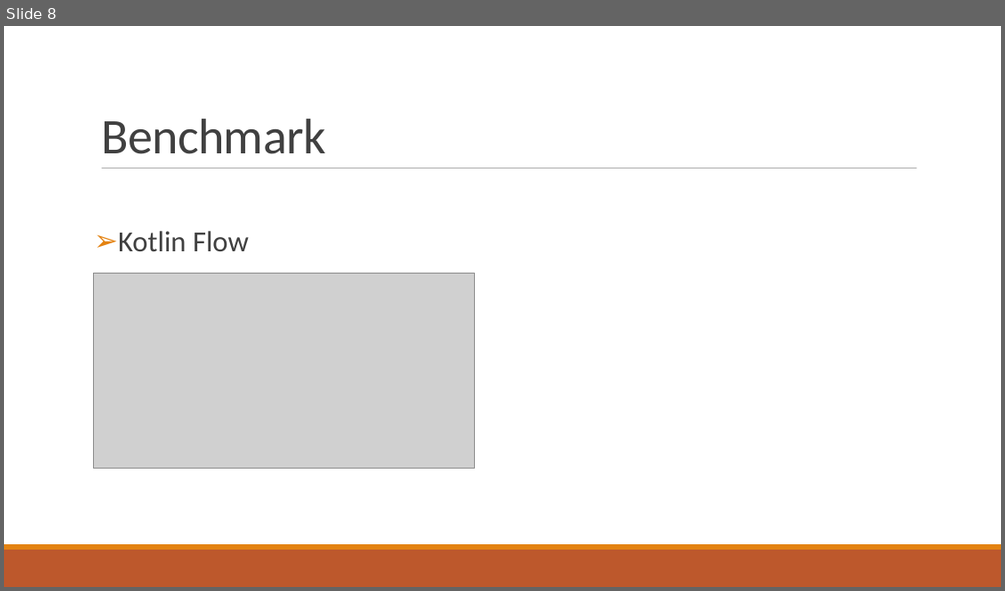
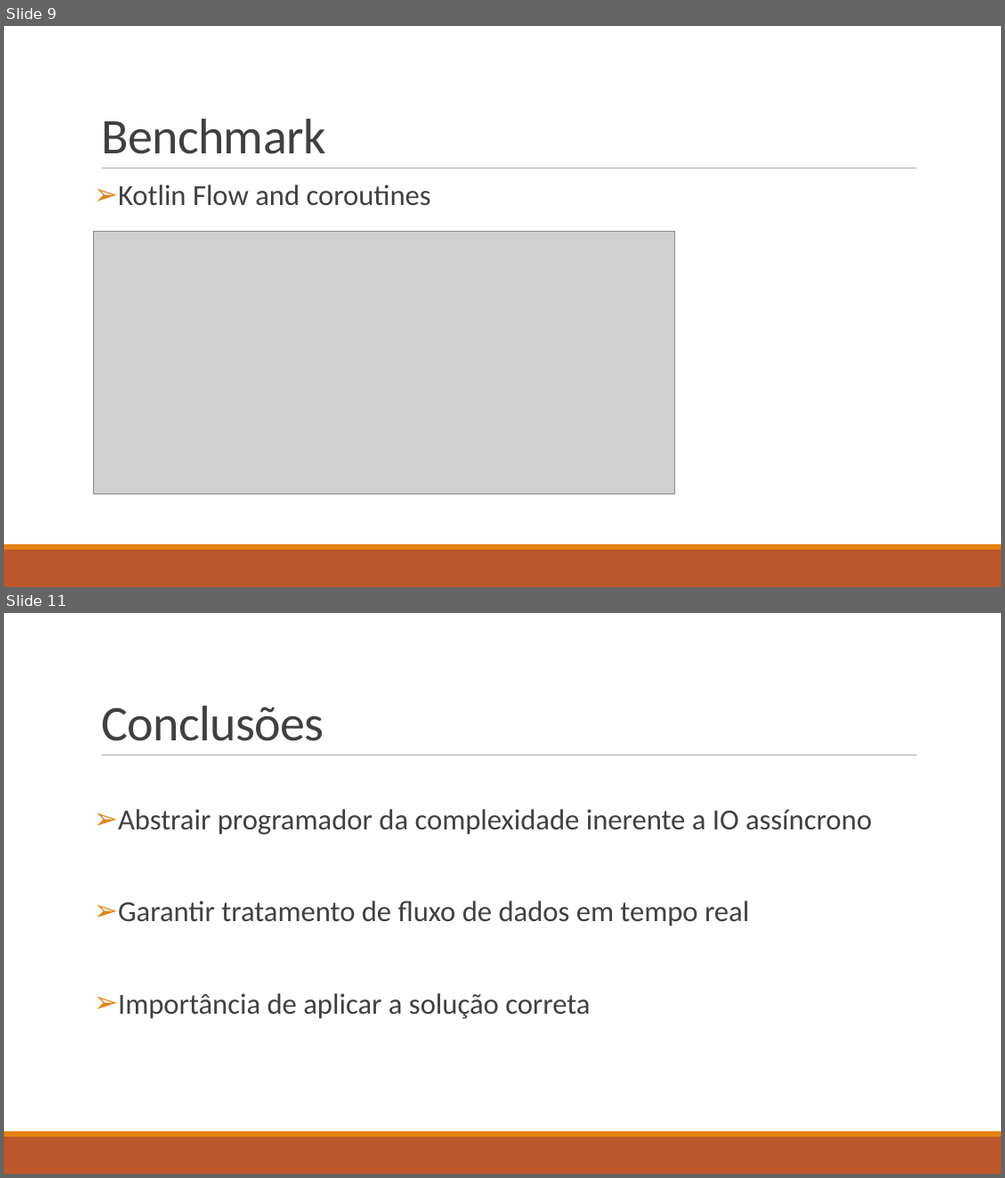
Before and after one commit to isel-sw-projects/2021-asyncio-pipelines, a slide deck: From asynchronous IO to reactive stream pipelines.ppt.odp. Shown one above the other, each under a label of ours: slide 8 before the commit, slides 9 and 11 after it; the slides between them are not shown. The pictures are 1005x591 and 1005x1178 pixels, drawn with LibreOffice and Linux fonts; fonts in the diff are those of the drawing; grey boxes stand for pictures. Boxes give left, top, right and bottom in pixels: in the first picture for what was removed or moved away, otherwise in the second. Text is boxed around its words. In the diff, an @@ line names an element or a change of style, - is before the commit and + after.

```diff
--- a/From asynchronous IO to reactive stream pipelines.ppt.odp
+++ b/From asynchronous IO to reactive stream pipelines.ppt.odp
@@ slide 11 added at [4,613,1001,1174], background #FFFFFF; not listed: 3 template elements that a slide beside it also shows @@
@@ title added at [101,706,324,741], 48 pt, text #404040 @@
+Conclusões
@@ text added at [118,809,872,1019], 28 pt, text #404040 @@
+➢ Abstrair programador da complexidade inerente a IO assíncrono
+➢ Garantir tratamento de fluxo de dados em tempo real
+➢ Importância de aplicar a solução correta
@@ what was slide 8 is now slide 9 @@
@@ slide 9 changed as well @@
@@ text at [118,184,431,206]: text changed @@
-➢ Kotlin Flow
+➢ Kotlin Flow and coroutines
@@ picture: place and size @@
-picture at [94,273,474,468]
+picture at [94,232,675,494]
```
Also in this commit, not shown: 7 other slides changed, 2 other slides added, 1 slide removed, 1 other file.
